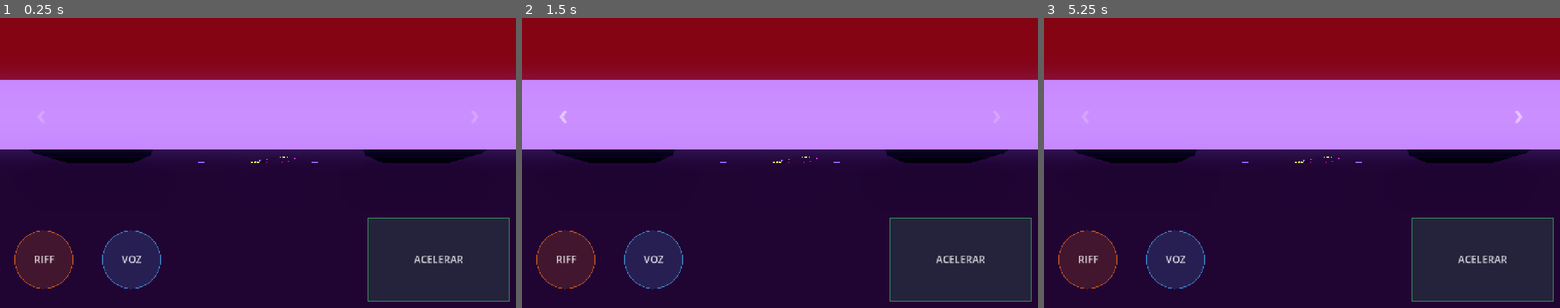
Above: before the commit, frames 1-3 (left to right).
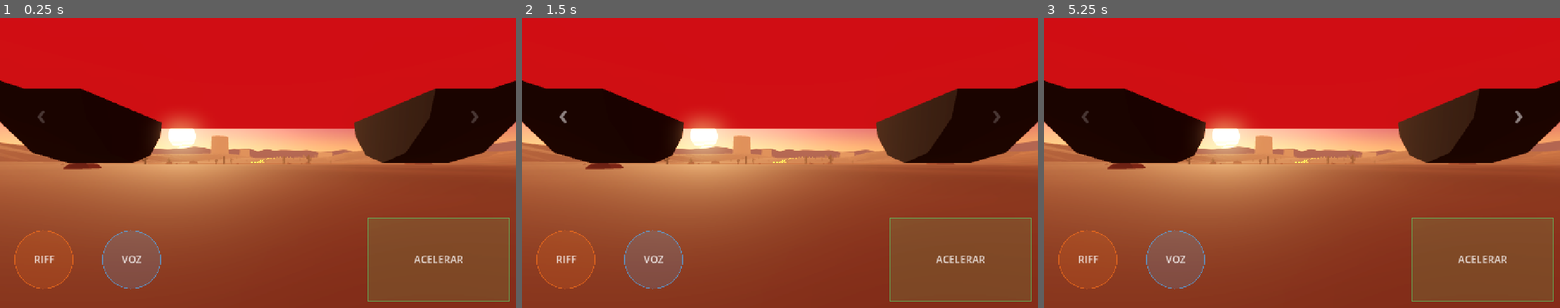
Above: after the commit, the same moments.

Repository: juale86/ToneRace
Game: Godot game, scene res://scenes/race_test.tscn
The game is run twice, just before and just after one commit, with the same random seed, the same clock (stepped at 60 frames per second) and the same inputs.
Inputs (mouse positions are in pixels of both pictures, inside the frame that each line leads up to):
- Up to frame 1 (0.25 s): no input
- Up to frame 2 (1.5 s): tap Enter at 0.5 s; move the mouse to (893, 148) at 0.52 s; hold Right (lane_right) 0.53-1.25 s; hold Z (riff) 0.53-1.25 s; click (893, 148) at 0.67 s; tap Space at 0.77, 1.25 s; drag from (676, 177) to (754, 221) at 1.27 s
- Up to frame 3 (5.25 s): tap Enter at 2, 3.5 s; move the mouse to (1353, 99) at 2.02 s; hold Right (lane_right) 2.03-2.75 s; hold X (voice) 2.03-2.75 s; tap Space at 2.75, 3.77, 4.25 s; drag from (1276, 221) to (1147, 119) at 2.77 s; move the mouse to (1456, 206) at 3.52 s; hold Left (lane_left) 3.53-4.25 s; tap Alt at 3.6 s; drag from (1147, 119) to (1224, 90) at 4.27 s; move the mouse to (1327, 163) at 5.02 s; hold Down from 5.03 s (still down); tap M at 5.1 s; click (1327, 163) at 5.17 s

The runs differ from the first frame. In frame 1, 100% of the frame differs, in the area x 0-100%, y 0-100%; in frame 2, 100%; in frame 3, 100%.
Error in both runs: Trying to assign value of type 'Nil' to a variable of type 'Dictionary'. (res://scripts/music/music_rig.gd:16)

Commit message:
Mundo rock: desierto al atardecer, ruta por shader y MSAA
- MSAA 4x: se acabó el serrucho en bordes y líneas.
- Ruta dibujada por un shader (asfalto, banquinas, 4 líneas de carril
  continuas con un trazo brillante en cada beat, bordes y marcas de compás)
  con bordes suavizados; reemplaza las mallas finas que titilaban.
- DesertWorld: cielo de atardecer con sol y montañas pintadas en el cielo,
  suelo con dunas levantadas en el shader, cactus, rocas y mesetas low-poly
  en MultiMesh por tramos de 32 beats. Stream de seed propio ("escenario").
- Fix: los triángulos de la ruta y del suelo estaban al revés y se descartaban.

Co-Authored-By: Claude Opus 5.5 <noreply@anthropic.com>

Diff:
--- a/project.godot
+++ b/project.godot
@@ -72,4 +72,5 @@
 [rendering]
 
 renderer/rendering_method="mobile"
+anti_aliasing/quality/msaa_3d=2
 textures/vram_compression/import_etc2_astc=true
--- a/scenes/race_test.gd
+++ b/scenes/race_test.gd
@@ -20,6 +20,7 @@
 var runner: Runner
 var track: Track
 var view: TrackView
+var world: DesertWorld
 var human := HumanPilot.new()
 var auto := AutoPilot.new()
 var lateral := 0.0
@@ -76,6 +77,11 @@
 	view = TrackView.new()
 	add_child(view)
 	view.build(track)
+	if world:
+		world.queue_free()
+	world = DesertWorld.new()
+	add_child(world)
+	world.build(track)
 	runner.reset(-COUNT_IN_BEATS)
 	lateral = Track.lane_offset(runner.lane)
 	gold_hits = 0
--- a/scenes/race_test.tscn
+++ b/scenes/race_test.tscn
@@ -1,31 +1,11 @@
-[gd_scene load_steps=5 format=3]
+[gd_scene load_steps=4 format=3]
 
 [ext_resource type="Script" path="res://scenes/race_test.gd" id="1"]
 [ext_resource type="Script" path="res://scripts/race/car_view.gd" id="2"]
 [ext_resource type="Script" path="res://scripts/ui/touch_controls.gd" id="3"]
 
-[sub_resource type="Environment" id="env"]
-background_mode = 1
-background_color = Color(0.02, 0.01, 0.05, 1)
-ambient_light_source = 2
-ambient_light_color = Color(0.35, 0.3, 0.5, 1)
-ambient_light_energy = 0.6
-glow_enabled = true
-glow_intensity = 1.2
-glow_bloom = 0.15
-fog_enabled = true
-fog_light_color = Color(0.12, 0.04, 0.18, 1)
-fog_density = 0.004
-
 [node name="RaceTest" type="Node3D"]
 script = ExtResource("1")
-
-[node name="WorldEnvironment" type="WorldEnvironment" parent="."]
-environment = SubResource("env")
-
-[node name="Sun" type="DirectionalLight3D" parent="."]
-transform = Transform3D(1, 0, 0, 0, 0.5, 0.866, 0, -0.866, 0.5, 0, 10, 0)
-light_energy = 0.5
 
 [node name="Camera" type="Camera3D" parent="."]
 fov = 70.0
--- a/scripts/track/track_view.gd
+++ b/scripts/track/track_view.gd
@@ -1,19 +1,13 @@
 class_name TrackView
 extends Node3D
-## Dibuja una Track: la ruta, las líneas de carril, una marca por compás y los
-## boosters. Todo procedural y provisorio hasta tener los modelos finales.
+## Dibuja una Track: la ruta (asfalto, carriles y marcas de beat/compás salen de
+## un shader) y los boosters. Todo procedural.
 
 const MESH_STEP := 0.25  # beats entre cortes de la malla
 const MARGIN_BEATS := 16.0
-const EDGE_WIDTH := 0.25
-const LINE_WIDTH := 0.06
+const SHOULDER := 1.6
 const BOOSTER_HEIGHT := 0.5
 
-const ROAD_COLOR := Color(0.05, 0.04, 0.09)
-const EDGE_COLOR := Color(1.0, 0.2, 0.7)
-const LINE_COLOR := Color(0.35, 0.25, 0.8)
-const BAR_COLOR := Color(0.45, 0.3, 0.9)
-const BEAT_COLOR := Color(0.2, 0.15, 0.4)
 const GOLD_COLOR := Color(1.0, 0.75, 0.15)
 const ADORN_COLOR := Color(0.2, 0.9, 1.0)
 
@@ -24,20 +18,16 @@
 func build(track: Track) -> void:
 	_track = track
 	var half := Track.LANES * Track.LANE_WIDTH / 2.0
-	_add_mesh(_strip_mesh(-half, half, 0.0), _material(ROAD_COLOR, 0.0))
-	var lines := SurfaceTool.new()
-	lines.begin(Mesh.PRIMITIVE_TRIANGLES)
-	for k in range(1, Track.LANES):
-		var x := -half + k * Track.LANE_WIDTH
-		_append_strip(lines, x - LINE_WIDTH, x + LINE_WIDTH, 0.01)
-	_add_mesh(lines.commit(), _material(LINE_COLOR, 1.5))
-	var edges := SurfaceTool.new()
-	edges.begin(Mesh.PRIMITIVE_TRIANGLES)
-	_append_strip(edges, -half - EDGE_WIDTH, -half, 0.05)
-	_append_strip(edges, half, half + EDGE_WIDTH, 0.05)
-	_add_mesh(edges.commit(), _material(EDGE_COLOR, 3.0))
-	_add_mesh(_cross_marks(half, 4.0, 0.6), _material(BAR_COLOR, 1.6))
-	_add_mesh(_cross_marks(half, 1.0, 0.2), _material(BEAT_COLOR, 0.8))
+	var road := ShaderMaterial.new()
+	road.shader = preload("res://shaders/road.gdshader")
+	road.set_shader_parameter("half_width", half)
+	road.set_shader_parameter("lane_width", Track.LANE_WIDTH)
+	road.set_shader_parameter("lanes", float(Track.LANES))
+	road.set_shader_parameter("units_per_beat", TrackGeometry.UNITS_PER_BEAT)
+	var instance := MeshInstance3D.new()
+	instance.mesh = _road_mesh(-half - SHOULDER, half + SHOULDER)
+	instance.material_override = road
+	add_child(instance)
 	_build_boosters()
 
 
@@ -80,64 +70,31 @@
 		add_child(instance)
 
 
-func _strip_mesh(left: float, right: float, height: float) -> ArrayMesh:
+## Cinta que sigue la pista entre los desplazamientos laterales left y right,
+## con UV = (lateral, beat) para el shader.
+func _road_mesh(left: float, right: float) -> ArrayMesh:
 	var st := SurfaceTool.new()
 	st.begin(Mesh.PRIMITIVE_TRIANGLES)
-	_append_strip(st, left, right, height)
-	return st.commit()
-
-
-## Una cinta que sigue la pista entre los desplazamientos laterales left y right.
-func _append_strip(st: SurfaceTool, left: float, right: float, height: float) -> void:
 	var beat := -MARGIN_BEATS
 	var previous := PackedVector3Array()
 	while beat <= _track.length_beats + MARGIN_BEATS:
 		var frame := _track.geometry.frame_at(beat)
-		var up := frame.basis.y * height
-		var current := PackedVector3Array([
-			frame.origin + frame.basis.x * left + up,
-			frame.origin + frame.basis.x * right + up,
-		])
+		var current := PackedVector3Array([frame.origin + frame.basis.x * left, frame.origin + frame.basis.x * right])
 		if not previous.is_empty():
-			_append_quad(st, previous[0], previous[1], current[1], current[0])
+			var corners := [previous[0], previous[1], current[1], current[0]]
+			var uvs := [Vector2(left, beat - MESH_STEP), Vector2(right, beat - MESH_STEP), Vector2(right, beat), Vector2(left, beat)]
+			for k in [0, 2, 1, 0, 3, 2]:  # horario visto desde arriba = cara frontal
+				st.set_uv(uvs[k])
+				st.add_vertex(corners[k])
 		previous = current
 		beat += MESH_STEP
-
-
-## Franjas transversales cada `every` beats, de `thickness` unidades de ancho.
-func _cross_marks(half: float, every: float, thickness: float) -> ArrayMesh:
-	var st := SurfaceTool.new()
-	st.begin(Mesh.PRIMITIVE_TRIANGLES)
-	var d := thickness / 2.0 / TrackGeometry.UNITS_PER_BEAT
-	var beat := 0.0
-	while beat <= _track.length_beats:
-		var a := _track.geometry.frame_at(beat - d)
-		var b := _track.geometry.frame_at(beat + d)
-		var up_a := a.basis.y * 0.02
-		var up_b := b.basis.y * 0.02
-		_append_quad(st,
-			a.origin - a.basis.x * half + up_a, a.origin + a.basis.x * half + up_a,
-			b.origin + b.basis.x * half + up_b, b.origin - b.basis.x * half + up_b)
-		beat += every
+	st.generate_normals()
 	return st.commit()
-
-
-func _append_quad(st: SurfaceTool, a: Vector3, b: Vector3, c: Vector3, d: Vector3) -> void:
-	for v in [a, b, c, a, c, d]:
-		st.add_vertex(v)
-
-
-func _add_mesh(mesh: Mesh, material: Material) -> void:
-	var instance := MeshInstance3D.new()
-	instance.mesh = mesh
-	instance.material_override = material
-	add_child(instance)
 
 
 func _material(color: Color, emission: float) -> StandardMaterial3D:
 	var m := StandardMaterial3D.new()
 	m.albedo_color = color
-	m.cull_mode = BaseMaterial3D.CULL_DISABLED
 	if emission > 0.0:
 		m.emission_enabled = true
 		m.emission = color
--- /dev/null
+++ b/scripts/world/desert_world.gd
@@ -0,0 +1,212 @@
+class_name DesertWorld
+extends Node3D
+## Mundo del rock: desierto al atardecer. Arma el cielo, la luz, el suelo y los
+## props a los costados de una Track. Es solo visual: usa su propio stream del
+## seed ("escenario") para que cambiarlo nunca altere la jugabilidad.
+##
+## Lo lejano es barato: montañas pintadas en el cielo, dunas levantadas en el
+## shader y props en MultiMesh por tramos (así la cámara descarta los que no ve).
+
+const CHUNK_BEATS := 32.0
+const GROUND_ROW_BEATS := 1.0
+const GROUND_DROP := 0.35
+## Distancias laterales de las columnas del suelo; más densas cerca de la ruta.
+const GROUND_COLUMNS: Array[float] = [0.0, 8.0, 14.0, 22.0, 32.0, 45.0, 60.0, 78.0, 100.0, 125.0, 155.0, 190.0, 230.0]
+const SUN_PITCH := deg_to_rad(-7.0)
+const SUN_YAW := deg_to_rad(200.0)
+
+const CACTUS_COLOR := Color(0.24, 0.42, 0.2)
+const ROCK_COLOR := Color(0.62, 0.32, 0.2)
+const MESA_COLOR := Color(0.7, 0.33, 0.2)
+
+var _track: Track
+var _rng: Rng
+var _lowpoly := ShaderMaterial.new()
+var _cactus := _cactus_mesh()
+var _rock := _rock_mesh()
+var _mesa := _mesa_mesh()
+
+
+func build(track: Track) -> void:
+	_track = track
+	_rng = Rng.new(track.seed_value, "escenario")
+	_lowpoly.shader = preload("res://shaders/lowpoly.gdshader")
+	_add_environment()
+	var sand := ShaderMaterial.new()
+	sand.shader = preload("res://shaders/sand.gdshader")
+	sand.set_shader_parameter("units_per_beat", TrackGeometry.UNITS_PER_BEAT)
+	var end := track.length_beats + TrackView.MARGIN_BEATS
+	var from := -TrackView.MARGIN_BEATS
+	while from < end:
+		var to := minf(from + CHUNK_BEATS, end)
+		var ground := MeshInstance3D.new()
+		ground.mesh = _ground_mesh(from, to)
+		ground.material_override = sand
+		add_child(ground)
+		_add_props(from, to)
+		from = to
+
+
+func _add_environment() -> void:
+	var sky_material := ShaderMaterial.new()
+	sky_material.shader = preload("res://shaders/desert_sky.gdshader")
+	var sky := Sky.new()
+	sky.sky_material = sky_material
+	sky.radiance_size = Sky.RADIANCE_SIZE_64
+	var env := Environment.new()
+	env.background_mode = Environment.BG_SKY
+	env.sky = sky
+	env.ambient_light_source = Environment.AMBIENT_SOURCE_SKY
+	env.ambient_light_energy = 0.9
+	env.tonemap_mode = Environment.TONE_MAPPER_FILMIC
+	env.glow_enabled = true
+	env.glow_intensity = 0.9
+	env.glow_bloom = 0.05
+	env.fog_enabled = true
+	env.fog_light_color = Color(0.85, 0.5, 0.32)
+	env.fog_density = 0.0028
+	env.fog_aerial_perspective = 0.6
+	env.fog_sky_affect = 0.0
+	var world_env := WorldEnvironment.new()
+	world_env.environment = env
+	add_child(world_env)
+
+	# El sol queda adelante y bajo: la luz viene hacia la cámara, atardecer a contraluz.
+	var sun := DirectionalLight3D.new()
+	sun.rotation = Vector3(SUN_PITCH, SUN_YAW, 0.0)
+	sun.light_color = Color(1.0, 0.72, 0.48)
+	sun.light_energy = 1.3
+	add_child(sun)
+
+
+## Franja ancha que sigue la pista, un poco por debajo de la ruta.
+func _ground_mesh(from: float, to: float) -> ArrayMesh:
+	var columns := PackedFloat32Array()
+	for i in range(GROUND_COLUMNS.size() - 1, 0, -1):
+		columns.append(-GROUND_COLUMNS[i])
+	columns.append_array(GROUND_COLUMNS)
+	var st := SurfaceTool.new()
+	st.begin(Mesh.PRIMITIVE_TRIANGLES)
+	var previous := PackedVector3Array()
+	var previous_beat := from
+	var beat := from
+	while true:
+		var frame := _track.geometry.frame_at(beat)
+		var row := PackedVector3Array()
+		for x in columns:
+			row.append(frame.origin + frame.basis.x * x - frame.basis.y * GROUND_DROP)
+		if not previous.is_empty():
+			for c in columns.size() - 1:
+				var corners := [previous[c], previous[c + 1], row[c + 1], row[c]]
+				var uvs := [Vector2(columns[c], previous_beat), Vector2(columns[c + 1], previous_beat), Vector2(columns[c + 1], beat), Vector2(columns[c], beat)]
+				for k in [0, 2, 1, 0, 3, 2]:  # horario visto desde arriba = cara frontal
+					st.set_uv(uvs[k])
+					st.add_vertex(corners[k])
+		previous = row
+		previous_beat = beat
+		if beat >= to:
+			break
+		beat = minf(beat + GROUND_ROW_BEATS, to)
+	return st.commit()
+
+
+func _add_props(from: float, to: float) -> void:
+	var cacti: Array[Transform3D] = []
+	var rocks: Array[Transform3D] = []
+	var mesas: Array[Transform3D] = []
+	var cactus_colors: Array[Color] = []
+	var rock_colors: Array[Color] = []
+	var mesa_colors: Array[Color] = []
+	var beat := from
+	while beat < to:
+		for side in [-1.0, 1.0]:
+			if _rng.chance(0.45):
+				var size := 0.8 + _rng.next_float() * 0.9
+				cacti.append(_place(beat, side * (10.0 + _rng.next_float() * 55.0), Vector3.ONE * size))
+				cactus_colors.append(_vary(CACTUS_COLOR, 0.12))
+			if _rng.chance(0.7):
+				var size := 0.4 + pow(_rng.next_float(), 3.0) * 4.0
+				var shape := Vector3(1.0 + _rng.next_float(), 0.5 + _rng.next_float() * 0.6, 1.0 + _rng.next_float())
+				rocks.append(_place(beat, side * (9.0 + _rng.next_float() * 60.0), shape * size))
+				rock_colors.append(_vary(ROCK_COLOR, 0.15))
+			if _rng.chance(0.06):
+				var width := 25.0 + _rng.next_float() * 45.0
+				var height := 18.0 + _rng.next_float() * 35.0
+				# La base queda enterrada bajo las dunas.
+				var mesa := _place(beat, side * (95.0 + _rng.next_float() * 110.0), Vector3(width, height + 25.0, width * (0.5 + _rng.next_float() * 0.5)))
+				mesa.origin -= Vector3.UP * 25.0
+				mesas.append(mesa)
+				mesa_colors.append(_vary(MESA_COLOR, 0.1))
+		beat += 1.0
+	_add_multimesh(_cactus, cacti, cactus_colors)
+	_add_multimesh(_rock, rocks, rock_colors)
+	_add_multimesh(_mesa, mesas, mesa_colors)
+
+
+func _place(beat: float, lateral: float, scale: Vector3) -> Transform3D:
+	var frame := _track.geometry.frame_at(beat + _rng.next_float())
+	var basis := Basis(Vector3.UP, _rng.next_float() * TAU).scaled_local(scale)
+	return Transform3D(basis, frame.origin + frame.basis.x * lateral - Vector3.UP * GROUND_DROP)
+
+
+func _vary(color: Color, amount: float) -> Color:
+	var k := 1.0 + (_rng.next_float() * 2.0 - 1.0) * amount
+	return Color(color.r * k, color.g * k, color.b * k)
+
+
+func _add_multimesh(mesh: Mesh, transforms: Array[Transform3D], colors: Array[Color]) -> void:
+	if transforms.is_empty():
+		return
+	var mm := MultiMesh.new()
+	mm.transform_format = MultiMesh.TRANSFORM_3D
+	mm.use_colors = true
+	mm.mesh = mesh
+	mm.instance_count = transforms.size()
+	for i in transforms.size():
+		mm.set_instance_transform(i, transforms[i])
+		mm.set_instance_color(i, colors[i])
+	var instance := MultiMeshInstance3D.new()
+	instance.multimesh = mm
+	instance.material_override = _lowpoly
+	add_child(instance)
+
+
+static func _cactus_mesh() -> ArrayMesh:
+	var trunk := _cylinder(0.32, 0.38, 1.0)
+	return _merge([
+		[trunk, Transform3D(Basis().scaled(Vector3(1, 3.2, 1)), Vector3(0, 1.6, 0))],
+		[trunk, Transform3D(Basis(Vector3.BACK, PI / 2).scaled_local(Vector3(0.7, 0.8, 0.7)), Vector3(0.55, 1.3, 0))],
+		[trunk, Transform3D(Basis().scaled(Vector3(0.7, 1.1, 0.7)), Vector3(0.9, 1.75, 0))],
+		[trunk, Transform3D(Basis(Vector3.BACK, PI / 2).scaled_local(Vector3(0.65, 0.6, 0.65)), Vector3(-0.45, 1.9, 0))],
+		[trunk, Transform3D(Basis().scaled(Vector3(0.65, 0.8, 0.65)), Vector3(-0.72, 2.2, 0))],
+	])
+
+
+static func _rock_mesh() -> ArrayMesh:
+	var sphere := SphereMesh.new()
+	sphere.radial_segments = 6
+	sphere.rings = 3
+	return _merge([[sphere, Transform3D()]])
+
+
+static func _mesa_mesh() -> ArrayMesh:
+	var mesa := _cylinder(0.42, 0.5, 1.0)
+	mesa.radial_segments = 7
+	return _merge([[mesa, Transform3D(Basis(), Vector3(0, 0.5, 0))]])
+
+
+static func _cylinder(top: float, bottom: float, height: float) -> CylinderMesh:
+	var mesh := CylinderMesh.new()
+	mesh.top_radius = top
+	mesh.bottom_radius = bottom
+	mesh.height = height
+	mesh.radial_segments = 6
+	mesh.rings = 0
+	return mesh
+
+
+static func _merge(parts: Array) -> ArrayMesh:
+	var st := SurfaceTool.new()
+	for part: Array in parts:
+		st.append_from(part[0], 0, part[1])
+	return st.commit()
--- /dev/null
+++ b/shaders/desert_sky.gdshader
@@ -0,0 +1,37 @@
+shader_type sky;
+// Atardecer en el desierto: degradé, sol (la luz direccional 0) y una cadena de
+// montañas lejanas pintada en el cielo, sin geometría.
+
+#include "res://shaders/noise.gdshaderinc"
+
+uniform vec3 top_color : source_color = vec3(0.1, 0.08, 0.25);
+uniform vec3 mid_color : source_color = vec3(0.75, 0.3, 0.32);
+uniform vec3 horizon_color : source_color = vec3(1.0, 0.6, 0.32);
+uniform vec3 sun_color : source_color = vec3(1.0, 0.82, 0.5);
+uniform vec3 mountain_color : source_color = vec3(0.32, 0.16, 0.22);
+uniform float sun_radius = 0.06;
+
+void sky() {
+	vec3 dir = EYEDIR;
+	float y = dir.y;
+	vec3 col = mix(horizon_color, mid_color, smoothstep(0.0, 0.18, y));
+	col = mix(col, top_color, smoothstep(0.12, 0.65, y));
+	if (LIGHT0_ENABLED) {
+		float sd = dot(dir, LIGHT0_DIRECTION);
+		col += sun_color * pow(max(sd, 0.0), 6.0) * 0.45;
+		float disk = smoothstep(cos(sun_radius), cos(sun_radius * 0.92), sd);
+		// Franjas horizontales en la mitad de abajo del sol.
+		float below = dir.y - LIGHT0_DIRECTION.y;
+		float stripes = step(0.5, fract(below * 160.0)) * step(below, 0.0);
+		col = mix(col, sun_color * 2.2, disk * (1.0 - stripes * smoothstep(0.0, -sun_radius, below)));
+	}
+	vec2 around = normalize(dir.xz + vec2(1e-4)) * 3.0;
+	float ridge = 0.015 + fbm(around * 1.7) * 0.07 + vnoise(around * 9.0) * 0.008;
+	float mountain = 1.0 - smoothstep(ridge - 0.002, ridge + 0.002, y);
+	vec3 far_hills = mix(mountain_color, horizon_color, 0.35);
+	col = mix(col, far_hills, mountain);
+	if (y < 0.0) {
+		col = mix(mountain_color, horizon_color * 0.7, 0.5);
+	}
+	COLOR = col;
+}
--- /dev/null
+++ b/shaders/lowpoly.gdshader
@@ -0,0 +1,8 @@
+shader_type spatial;
+// Props low-poly: color por instancia (MultiMesh) y caras planas.
+
+void fragment() {
+	ALBEDO = COLOR.rgb;
+	NORMAL = normalize(cross(dFdy(VERTEX), dFdx(VERTEX)));
+	ROUGHNESS = 0.95;
+}
--- /dev/null
+++ b/shaders/road.gdshader
@@ -0,0 +1,48 @@
+shader_type spatial;
+// Ruta: asfalto, banquinas, líneas de carril, bordes y marcas de beat/compás.
+// UV.x = desplazamiento lateral en unidades, UV.y = beat. Todo se calcula por
+// píxel con bordes suavizados, así las líneas finas no titilan a lo lejos.
+
+#include "res://shaders/noise.gdshaderinc"
+
+uniform float half_width = 5.5;
+uniform float lane_width = 2.2;
+uniform float lanes = 5.0;
+uniform float units_per_beat = 18.0;
+uniform float beats_per_bar = 4.0;
+uniform vec3 asphalt : source_color = vec3(0.09, 0.08, 0.09);
+uniform vec3 gravel : source_color = vec3(0.45, 0.3, 0.2);
+uniform vec3 lane_color : source_color = vec3(1.0, 0.88, 0.7);
+uniform vec3 edge_color : source_color = vec3(1.0, 0.45, 0.1);
+uniform vec3 bar_color : source_color = vec3(1.0, 0.6, 0.25);
+
+void fragment() {
+	float x = UV.x;
+	float beat = UV.y;
+	vec2 p = vec2(x, beat * units_per_beat);
+	float ax = abs(x);
+	float grain = vnoise(p * 2.5) * 0.6 + vnoise(p * 11.0) * 0.4;
+	float on_road = 1.0 - smoothstep(half_width + 0.15, half_width + 0.3, ax);
+	vec3 col = mix(gravel * (0.75 + 0.5 * grain), asphalt * (0.8 + 0.45 * grain), on_road);
+
+	// Líneas de carril: continuas, con un trazo más brillante que arranca en cada beat.
+	float f = (x + half_width) / lane_width;
+	float k = round(f);
+	float inner = step(0.5, k) * step(k, lanes - 0.5);  // k = 0 y k = lanes son los bordes
+	float dash = 1.0 - smoothstep(0.4, 0.4 + max(fwidth(beat), 1e-4), fract(beat));
+	float lane_line = aa_line(abs(f - k) * lane_width, 0.1) * inner * (0.6 + 0.4 * dash);
+	float edge = aa_line(abs(ax - half_width), 0.13);
+	float bar_z = abs(beat / beats_per_bar - round(beat / beats_per_bar)) * beats_per_bar * units_per_beat;
+	float beat_z = abs(beat - round(beat)) * units_per_beat;
+	float inside = on_road * (1.0 - edge);
+	float bar = aa_line(bar_z, 0.35) * inside;
+	float beat_mark = aa_line(beat_z, 0.1) * inside * (1.0 - bar);
+
+	col = mix(col, lane_color, lane_line);
+	col = mix(col, bar_color, bar * 0.7);
+	col = mix(col, bar_color * 0.6, beat_mark * 0.35);
+	col = mix(col, edge_color, edge);
+	ALBEDO = col;
+	ROUGHNESS = 0.85;
+	EMISSION = lane_color * lane_line * 1.6 + edge_color * edge * 2.4 + bar_color * bar * 0.8;
+}
--- /dev/null
+++ b/shaders/sand.gdshader
@@ -0,0 +1,27 @@
+shader_type spatial;
+// Suelo del desierto. Cerca de la ruta es plano; lejos se levantan dunas en el
+// vértice (sin geometría extra). UV.x = lateral en unidades, UV.y = beat.
+
+#include "res://shaders/noise.gdshaderinc"
+
+uniform float units_per_beat = 18.0;
+uniform float flat_until = 70.0;
+uniform float dune_height = 16.0;
+uniform vec3 sand_light : source_color = vec3(0.86, 0.58, 0.36);
+uniform vec3 sand_dark : source_color = vec3(0.62, 0.36, 0.22);
+
+varying vec2 p;
+
+void vertex() {
+	p = vec2(UV.x, UV.y * units_per_beat);
+	float far = smoothstep(flat_until, flat_until + 50.0, abs(UV.x));
+	VERTEX.y += far * (fbm(p * 0.011) * dune_height + vnoise(p * 0.05) * 2.0);
+}
+
+void fragment() {
+	float n = fbm(p * 0.08);
+	float ripples = sin(p.x * 0.7 + p.y * 0.25 + n * 6.0) * 0.5 + 0.5;
+	ALBEDO = mix(sand_dark, sand_light, clamp(n * 0.9 + ripples * 0.2, 0.0, 1.0));
+	NORMAL = normalize(cross(dFdy(VERTEX), dFdx(VERTEX)));
+	ROUGHNESS = 1.0;
+}
Not shown, added: scripts/world/desert_world.gd.uid
Not shown, added: shaders/desert_sky.gdshader.uid
Not shown, added: shaders/lowpoly.gdshader.uid
Not shown, added: shaders/noise.gdshaderinc
Not shown, added: shaders/noise.gdshaderinc.uid
Not shown, added: shaders/road.gdshader.uid
Not shown, added: shaders/sand.gdshader.uid
